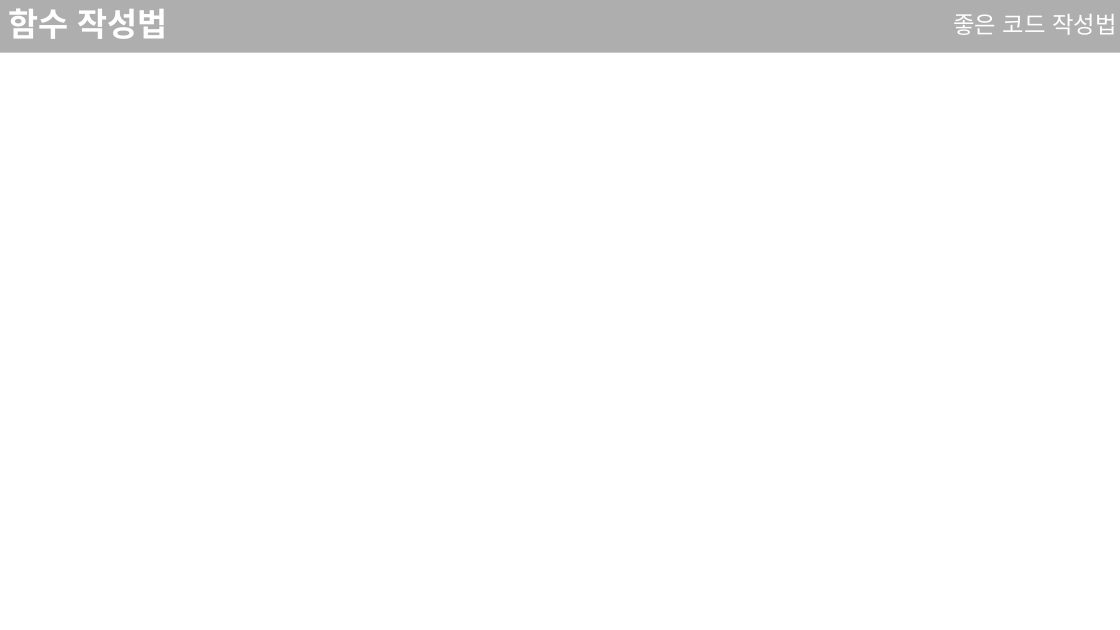
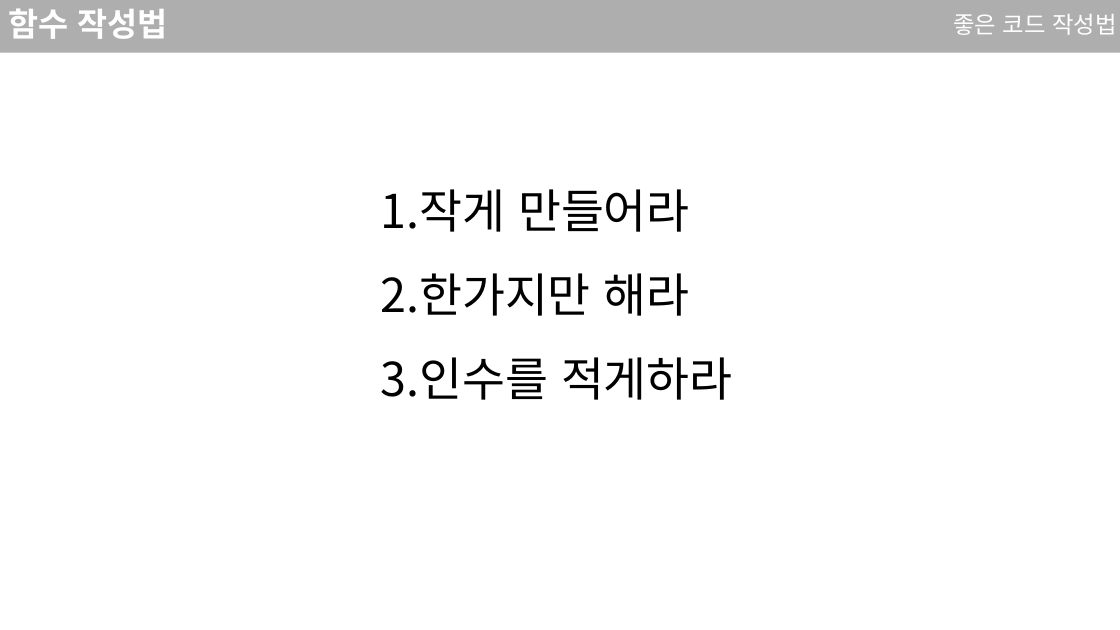
Before and after one commit to sjsjsj1246/EC_C_Language_Study, a slide deck: slide 10 of ppt/8강.pptx (slide 9 before the commit). Drawn at 1120x630 pixels with LibreOffice and Linux fonts; fonts in the diff are those of the drawing. Boxes give left, top, right and bottom in pixels: in the first picture for what was removed or moved away, otherwise in the second. Text is boxed around its words. In the diff, an @@ line names an element or a change of style, - is before the commit and + after.

```diff
--- a/ppt/8강.pptx
+++ b/ppt/8강.pptx
@@ text added at box(381, 189, 733, 400), 40 pt, text #000000 @@
+1. 작게 만들어라
+2. 한가지만 해라
+3. 인수를 적게하라
```
Also in this commit, not shown: 2 other slides changed, 1 slide added, 1 other file.
